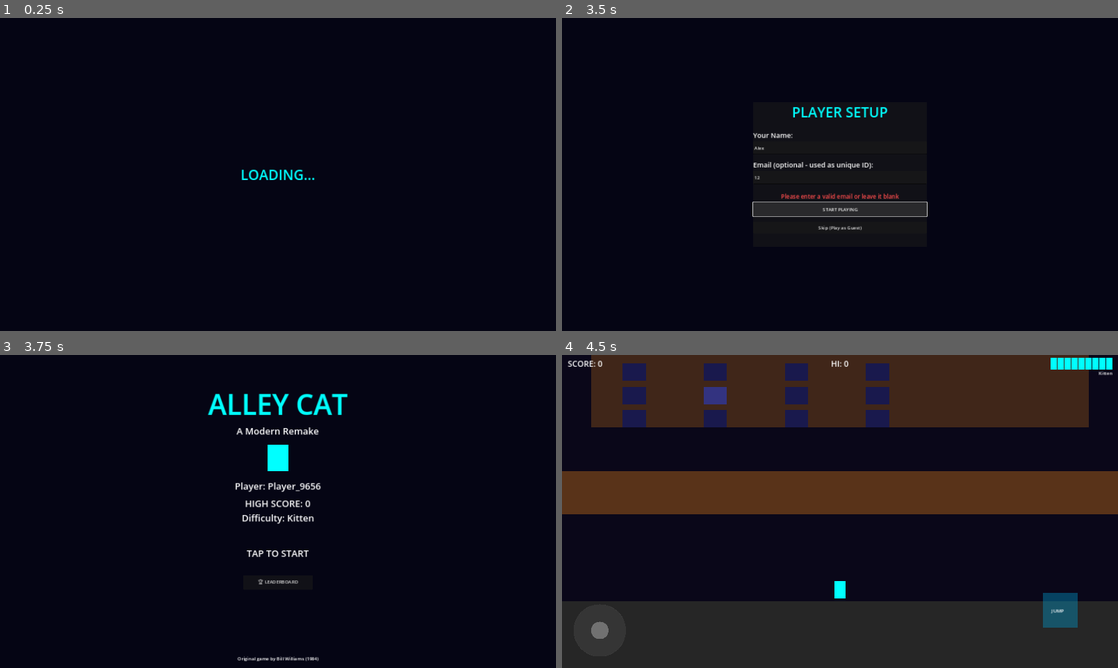
Above: before the commit, frames 1-4 (two rows, left to right).
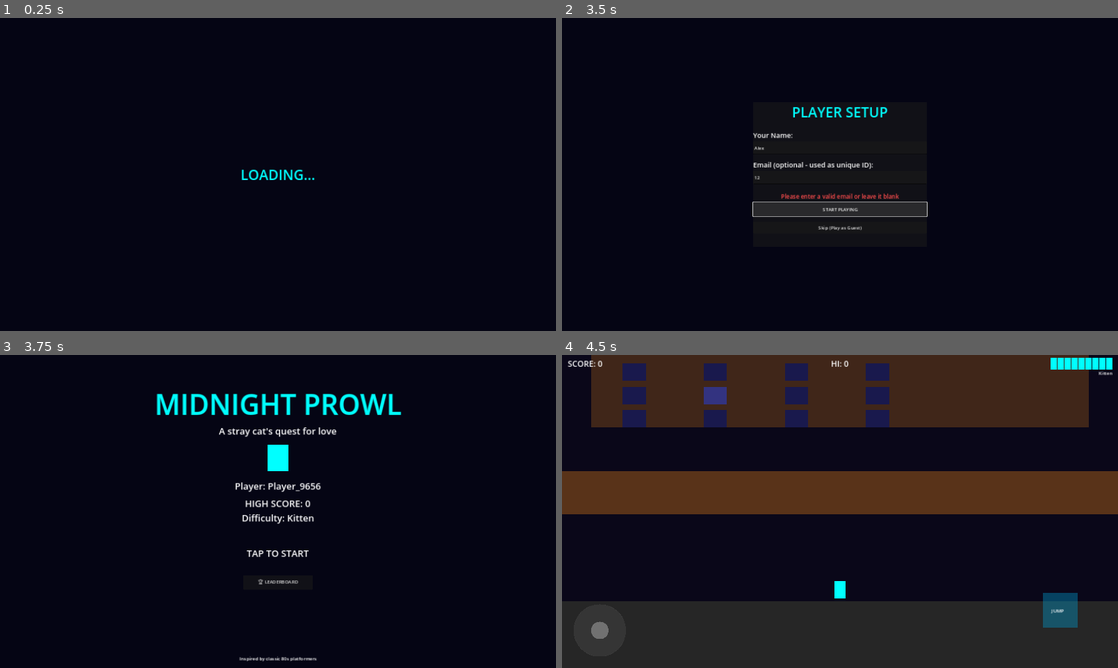
Above: after the commit, the same moments.

Repository: ravvikiran/AlleyCatGame
Game: Godot game, scene res://scenes/main.tscn
Same seed, same stepped clock (60 frames per second), same inputs: the game is played once before the commit and once after it.
Inputs (mouse positions are in pixels of both pictures, inside the frame that each line leads up to):
- Up to frame 1 (0.25 s): no input
- Up to frame 2 (3.5 s): tap Enter at 0.5 s; move the mouse to (962, 158) at 0.52 s; click (962, 158) at 0.67 s; click (840, 149) at 1.27 s; type "Alex" at 1.35 s; click (840, 177) at 1.5 s; type "12" at 1.58 s; click "START PLAYING" at 2 s; click "START PLAYING" at 2.75 s
- Up to frame 3 (3.75 s): click "Skip (Play as Guest)" at 3.5 s
- Up to frame 4 (4.5 s): click "🏆 LEADERBOARD" at 4.25 s

Frames 1-2 are identical in both runs. In frame 3, 2.3% of the frame differs, in the area x 28-73%, y 12-98%; in frame 4, nothing differs.

Commit message:
feat(midnight-prowl): Rebrand game and expand documentation
- Rename project from "Alley Cat" to "Midnight Prowl" with updated branding
- Expand README with comprehensive feature list, controls, and scoring system
- Update package name and app identifier for Android export (com.midnightprowl.game)
- Redesign app icon with night sky theme (moon, stars, rooftop silhouette)
- Enhance project structure documentation with detailed directory layout
- Update export presets with new game title and package configuration
- Refactor title screen scene with improved UI layout
- Add leaderboard and save manager autoload scripts with persistence logic
- Implement test runner and game flow test suite for automated validation
- Clarify difficulty tiers, controls, and Android build requirements in documentation

Diff:
--- a/icon.svg
+++ b/icon.svg
@@ -1,31 +1,30 @@
 <svg xmlns="http://www.w3.org/2000/svg" width="128" height="128" viewBox="0 0 128 128">
-  <!-- Background -->
+  <!-- Night sky background -->
   <rect width="128" height="128" rx="16" fill="#0a0a1a"/>
-  <!-- Cat body -->
-  <ellipse cx="64" cy="80" rx="28" ry="32" fill="#00cccc"/>
+  <!-- Moon -->
+  <circle cx="100" cy="28" r="14" fill="#ffffcc" opacity="0.8"/>
+  <circle cx="106" cy="24" r="12" fill="#0a0a1a"/>
+  <!-- Stars -->
+  <circle cx="20" cy="20" r="1.5" fill="#ffffff" opacity="0.6"/>
+  <circle cx="45" cy="12" r="1" fill="#ffffff" opacity="0.4"/>
+  <circle cx="70" cy="22" r="1.2" fill="#ffffff" opacity="0.5"/>
+  <circle cx="30" cy="40" r="0.8" fill="#ffffff" opacity="0.3"/>
+  <!-- Rooftop silhouette -->
+  <rect x="0" y="90" width="128" height="38" fill="#1a1a2e"/>
+  <rect x="10" y="85" width="25" height="43" fill="#1a1a2e"/>
+  <rect x="90" y="80" width="30" height="48" fill="#1a1a2e"/>
+  <!-- Cat silhouette on rooftop -->
+  <ellipse cx="64" cy="78" rx="16" ry="18" fill="#00cccc"/>
   <!-- Cat head -->
-  <circle cx="64" cy="45" r="22" fill="#00cccc"/>
+  <circle cx="64" cy="58" r="13" fill="#00cccc"/>
   <!-- Ears -->
-  <polygon points="48,28 42,10 56,24" fill="#00cccc"/>
-  <polygon points="80,28 86,10 72,24" fill="#00cccc"/>
-  <!-- Inner ears -->
-  <polygon points="49,27 45,15 55,25" fill="#008888"/>
-  <polygon points="79,27 83,15 73,25" fill="#008888"/>
-  <!-- Eyes -->
-  <circle cx="55" cy="42" r="5" fill="#ffffff"/>
-  <circle cx="73" cy="42" r="5" fill="#ffffff"/>
-  <circle cx="56" cy="43" r="2.5" fill="#000000"/>
-  <circle cx="74" cy="43" r="2.5" fill="#000000"/>
-  <!-- Nose -->
-  <polygon points="64,50 61,53 67,53" fill="#ff6699"/>
-  <!-- Whiskers -->
-  <line x1="40" y1="50" x2="55" y2="52" stroke="#00aaaa" stroke-width="1"/>
-  <line x1="40" y1="54" x2="55" y2="54" stroke="#00aaaa" stroke-width="1"/>
-  <line x1="88" y1="50" x2="73" y2="52" stroke="#00aaaa" stroke-width="1"/>
-  <line x1="88" y1="54" x2="73" y2="54" stroke="#00aaaa" stroke-width="1"/>
-  <!-- Tail -->
-  <path d="M 92 80 Q 105 60 95 45" fill="none" stroke="#00cccc" stroke-width="6" stroke-linecap="round"/>
-  <!-- Paws -->
-  <ellipse cx="50" cy="108" rx="8" ry="5" fill="#00aaaa"/>
-  <ellipse cx="78" cy="108" rx="8" ry="5" fill="#00aaaa"/>
+  <polygon points="55,48 52,36 60,46" fill="#00cccc"/>
+  <polygon points="73,48 76,36 68,46" fill="#00cccc"/>
+  <!-- Eyes (glowing in the dark) -->
+  <circle cx="59" cy="56" r="3" fill="#ffff00"/>
+  <circle cx="69" cy="56" r="3" fill="#ffff00"/>
+  <circle cx="60" cy="57" r="1.5" fill="#000000"/>
+  <circle cx="70" cy="57" r="1.5" fill="#000000"/>
+  <!-- Tail curving up -->
+  <path d="M 80 78 Q 92 65 88 50" fill="none" stroke="#00cccc" stroke-width="4" stroke-linecap="round"/>
 </svg>
--- a/project.godot
+++ b/project.godot
@@ -10,8 +10,8 @@
 
 [application]
 
-config/name="Alley Cat"
-config/description="Modern Android remake of the classic 1984 DOS game Alley Cat"
+config/name="Midnight Prowl"
+config/description="A stray cat's quest for love under the city lights. Navigate rooftops, dodge hazards, and win the heart of your feline sweetheart in this retro-modern platformer."
 run/main_scene="res://scenes/main.tscn"
 config/features=PackedStringArray("4.2", "Mobile")
 config/icon="res://icon.svg"
--- a/scenes/title_screen.tscn
+++ b/scenes/title_screen.tscn
@@ -39,7 +39,7 @@
 offset_bottom = 240.0
 horizontal_alignment = 1
 vertical_alignment = 1
-text = "ALLEY CAT"
+text = "MIDNIGHT PROWL"
 label_settings = SubResource("LabelSettings_title")
 
 [node name="SubtitleLabel" type="Label" parent="."]
@@ -53,7 +53,7 @@
 offset_bottom = 280.0
 horizontal_alignment = 1
 vertical_alignment = 1
-text = "A Modern Remake"
+text = "A stray cat's quest for love"
 label_settings = SubResource("LabelSettings_normal")
 
 [node name="CatSprite" type="ColorRect" parent="."]
@@ -147,4 +147,4 @@
 offset_bottom = -15.0
 horizontal_alignment = 1
 vertical_alignment = 1
-text = "Original game by Bill Williams (1984)"
+text = "Inspired by classic 80s platformers"
--- a/scripts/autoloads/leaderboard_manager.gd
+++ b/scripts/autoloads/leaderboard_manager.gd
@@ -124,7 +124,7 @@
 		# Use Android share intent
 		var intent_args: Array = [
 			"--es", "android.intent.extra.TEXT", share_text,
-			"--es", "android.intent.extra.SUBJECT", "My Alley Cat Score!"
+			"--es", "android.intent.extra.SUBJECT", "My Midnight Prowl Score!"
 		]
 		# Godot 4 Android share via JavaClass
 		_android_share(share_text)
@@ -137,12 +137,12 @@
 func export_leaderboard_to_file() -> String:
 	## Export the full leaderboard to a shareable text file.
 	## Returns the file path.
-	var export_path: String = "user://alleycat_leaderboard_export.txt"
+	var export_path: String = "user://midnight_prowl_leaderboard_export.txt"
 	var file := FileAccess.open(export_path, FileAccess.WRITE)
 	if not file:
 		return ""
 
-	file.store_line("=== ALLEY CAT LEADERBOARD ===")
+	file.store_line("=== MIDNIGHT PROWL LEADERBOARD ===")
 	file.store_line("Exported: %s" % _get_date_string())
 	file.store_line("Total Players: %d" % _leaderboard.size())
 	file.store_line("")
@@ -166,7 +166,7 @@
 func get_leaderboard_as_text() -> String:
 	## Returns the leaderboard formatted as shareable text.
 	var lines: PackedStringArray = PackedStringArray()
-	lines.append("🐱 ALLEY CAT LEADERBOARD 🐱")
+	lines.append("🐱 MIDNIGHT PROWL LEADERBOARD 🐱")
 	lines.append("")
 
 	var top: Array = get_top_scores(10)
@@ -186,18 +186,18 @@
 		])
 
 	lines.append("")
-	lines.append("Play Alley Cat and beat these scores!")
+	lines.append("Play Midnight Prowl and beat these scores!")
 	return "\n".join(lines)
 
 
 # --- Private Methods ---
 
 func _build_share_text(score: int, rank: int) -> String:
-	var text: String = "🐱 I scored %d points in Alley Cat! " % score
+	var text: String = "🐱 I scored %d points in Midnight Prowl! " % score
 	if rank > 0:
 		text += "Rank #%d on the local leaderboard. " % rank
 	text += "Difficulty: %s. " % DifficultyManager.get_tier_name()
-	text += "Can you beat my score? #AlleyCat #RetroGaming"
+	text += "Can you beat my score? #MidnightProwl #RetroGaming"
 	return text
 
 
@@ -206,7 +206,7 @@
 	if Engine.has_singleton("GodotShare"):
 		# If a share plugin is installed
 		var share = Engine.get_singleton("GodotShare")
-		share.shareText("My Alley Cat Score!", "Share Score", text)
+		share.shareText("My Midnight Prowl Score!", "Share Score", text)
 	else:
 		# Fallback: try to open a mailto link
 		var encoded_text: String = text.uri_encode()
--- a/scripts/autoloads/save_manager.gd
+++ b/scripts/autoloads/save_manager.gd
@@ -2,7 +2,7 @@
 ## SaveManager - Local persistence using JSON (Autoload Singleton)
 ## Stores high scores, settings, and play statistics.
 
-const SAVE_PATH: String = "user://alleycat_save.json"
+const SAVE_PATH: String = "user://midnight_prowl_save.json"
 
 const DEFAULT_DATA: Dictionary = {
 	"high_score": 0,
--- a/tests/test_game_flow.gd
+++ b/tests/test_game_flow.gd
@@ -8,7 +8,7 @@
 
 func _init() -> void:
 	print("\n========================================")
-	print("  ALLEY CAT - Game Flow Tests")
+	print("  MIDNIGHT PROWL - Game Flow Tests")
 	print("========================================\n")
 
 	_test_full_game_loop_state_sequence()
--- a/tests/test_runner.gd
+++ b/tests/test_runner.gd
@@ -1,5 +1,5 @@
 extends SceneTree
-## TestRunner - Command-line test runner for Alley Cat.
+## TestRunner - Command-line test runner for Midnight Prowl.
 ## Run with: godot --headless --script tests/test_runner.gd
 
 var _tests_passed: int = 0
@@ -9,7 +9,7 @@
 
 func _init() -> void:
 	print("\n========================================")
-	print("  ALLEY CAT - Integration Test Suite")
+	print("  MIDNIGHT PROWL - Integration Test Suite")
 	print("========================================\n")
 
 	_run_all_tests()
Not shown, changed: export_presets.cfg
Not shown, changed: README.md
